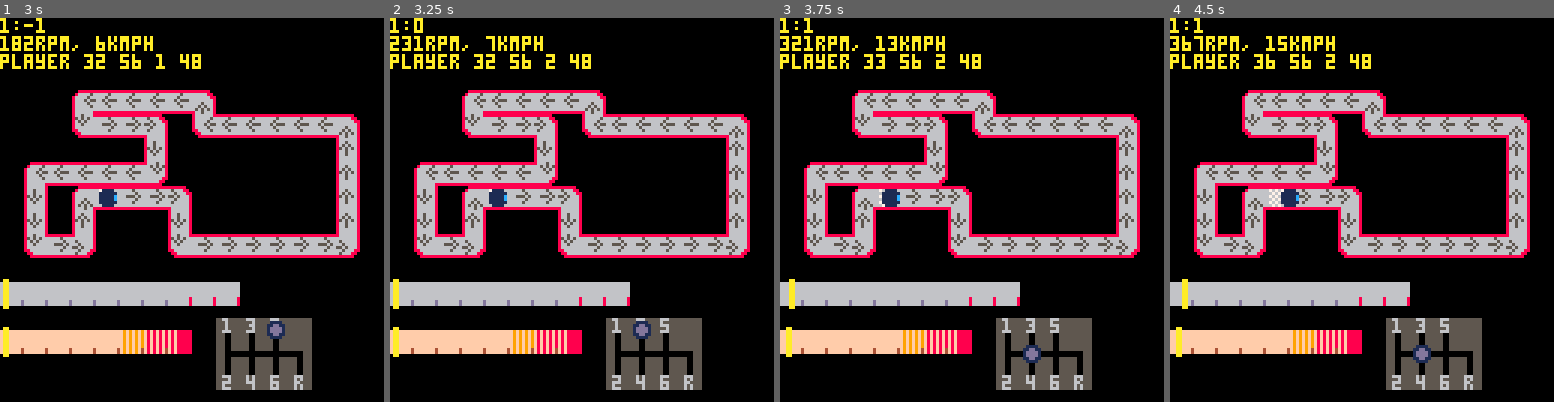
Above: before the commit, frames 1-4 (left to right).
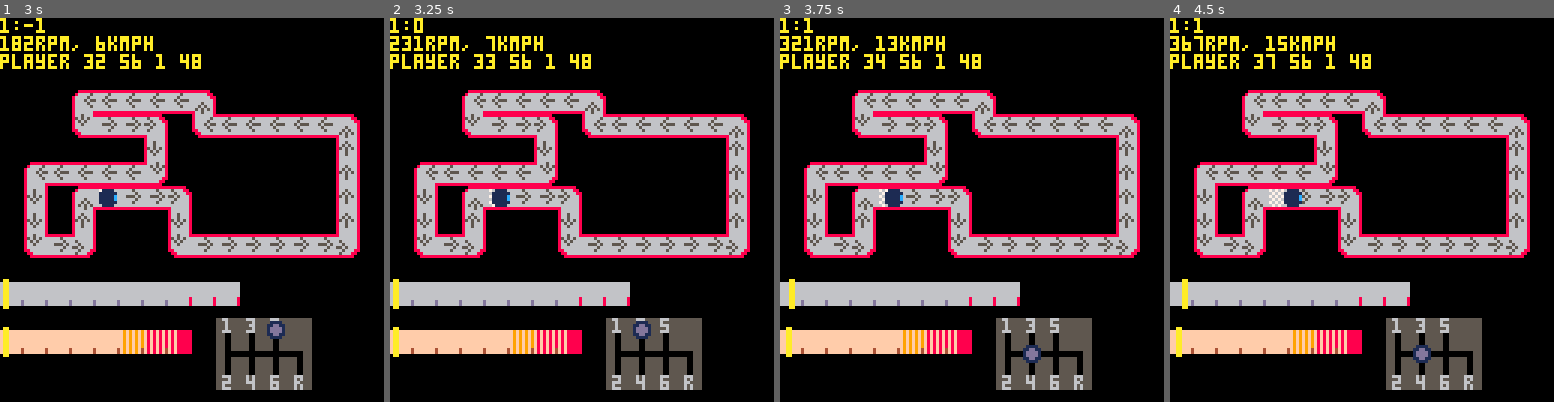
Above: after the commit, the same moments.

Repository: VedVid/PICOdrag
Game: PICO-8 cartridge picodrag.p8
The game is run twice, just before and just after one commit, with the same random seed, the same clock (stepped at 60 frames per second) and the same inputs.
Inputs:
- Up to frame 1 (3 s): hold Right 1.6-2.1 s; hold Up 2.15-2.42 s; hold Right from 2.47 s (still down)
- Up to frame 2 (3.25 s): release Right at 3.03 s; hold Left from 3.08 s (still down)
- Up to frame 3 (3.75 s): release Left at 3.58 s; hold Down from 3.63 s (still down)
- Up to frame 4 (4.5 s): release Down at 3.97 s; hold Right from 4.02 s (still down)

Frame 1 is identical in both runs. In frame 2, 0.1% of the frame differs, in the area x 25-43%, y 9-50%; in frame 3, 0.2%; in frame 4, 0.2%.

Commit message:
Revert "work work"
This reverts commit ec62069b5c3379a1a06dd154ac1a79131241cc26.

Diff:
--- a/picodrag.p8
+++ b/picodrag.p8
@@ -181,7 +181,9 @@
 
 function draw_track(track)
  for k, v in pairs(track.cells) do
-  spr(v[3], v[1], v[2])
+  spr(v[3],
+  track.x+(v[1]*8),
+  track.y+(v[2]*8))
  end
 end
 
@@ -387,36 +389,36 @@
  local move_y = 0
  local cell = nil
  if track.cells[player.cell] then
-  cell = track.cells[player.cell]
+  cell = track.cells[player.cell][3]
  else
   player.cell = 1
-  cell = track.cells[player.cell]
- end
- if cell[3] == 10 or
-  cell[3] == 42 then
+  cell = track.cells[player.cell][3]
+ end
+ if cell == 10 or
+  cell == 42 then
   move_x = car.current_speed * km_ratio
- elseif cell[3] == 26 then
+ elseif cell == 26 then
   move_x = (-1) * car.current_speed * km_ratio
- elseif cell[3] == 11 or
-  cell[3] == 43 then
+ elseif cell == 11 or
+  cell == 43 then
   move_y = car.current_speed * km_ratio
- elseif cell[3] == 27 then
+ elseif cell == 27 then
   move_y = (-1) * car.current_speed * km_ratio
- elseif cell[3] == 12 then
+ elseif cell == 12 then
   move_x = car.current_speed * km_ratio
- elseif cell[3] == 13 then
+ elseif cell == 13 then
   move_y = car.current_speed * km_ratio
- elseif cell[3] == 29 then
+ elseif cell == 29 then
   move_x = (-1) * car.current_speed * km_ratio
- elseif cell[3] == 28 then
+ elseif cell == 28 then
   move_y = (-1) * car.current_speed * km_ratio
- elseif cell[3] == 14 then
+ elseif cell == 14 then
   move_y = car.current_speed * km_ratio
- elseif cell[3] == 30 then
+ elseif cell == 30 then
   move_x = car.current_speed * km_ratio
- elseif cell[3] == 31 then
+ elseif cell == 31 then
   move_y = (-1) * car.current_speed * km_ratio
- elseif cell[3] == 15 then
+ elseif cell == 15 then
   move_x = (-1) * car.current_speed * km_ratio
  end
  player.x_dec += move_x
@@ -426,29 +428,25 @@
   if player.x_dec >= 10 then
    player.x += 1
    player.x_dec -= 10
-   if player.x >= cell[1] then
-    player.x = cell[1]
+   if player.x % 8 == 0 then
     player.cell += 1
    end
   elseif player.x_dec <= -10 then
    player.x -= 1
    player.x_dec += 10
-   if player.x <= cell[1] then
-    player.x = cell[1]
+   if player.x % 8 == 0 then
     player.cell += 1
    end
   elseif player.y_dec >= 10 then
    player.y += 1
    player.y_dec -= 10
-   if player.y >= cell[2] then
-    player.y = cell[2]
+   if player.y % 8 == 0 then
     player.cell += 1
    end
   elseif player.y_dec <= -10 then
    player.y -= 1
    player.y_dec += 10
-   if player.y <= cell[2] then
-    player.y = cell[2]
+   if player.y % 8 == 0 then
     player.cell += 1
    end
   else
@@ -737,14 +735,10 @@
  add(track.cells, {3,7,31})
  add(track.cells, {3,6,27})
  add(track.cells, {3,5,12})
- for k, v in pairs(track.cells) do
-  v[1] = (v[1] * 8) + track.x
-  v[2] = (v[2] * 8) + track.y
- end
  track.start_x =
-  track.cells[1][1]
+  track.x+(8*track.cells[1][1])
  track.start_y =
-  track.cells[1][2]
+  track.y+(8*track.cells[1][2])
  return track
 end
 __gfx__
